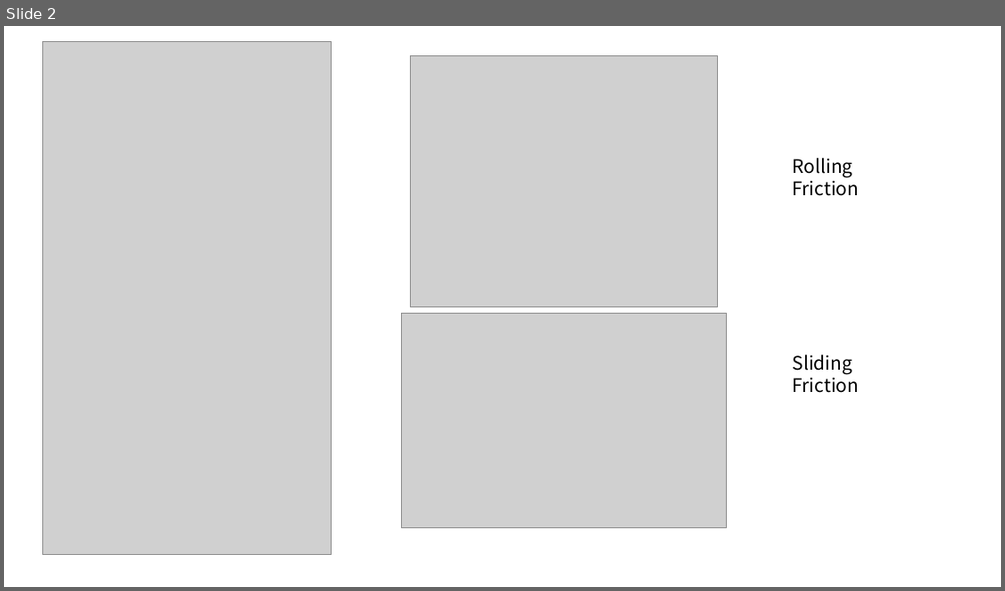
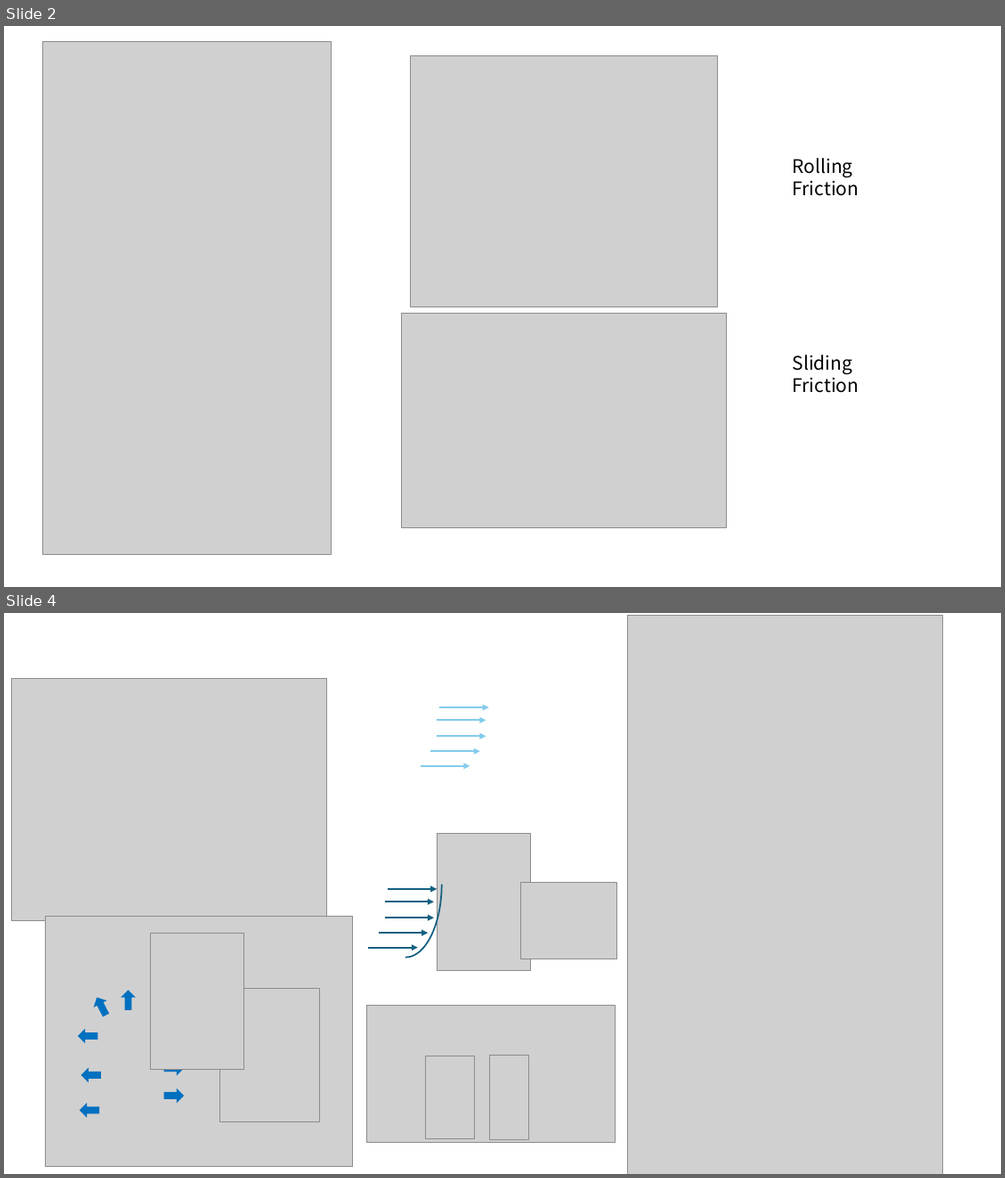
Before and after one commit to cqz123321/Operating_Chamber, a slide deck: BrakingRing/concept.pptx. Shown one above the other, each under a label of ours: slide 2 before the commit, slides 2 and 4 after it; the slides between them are not shown. The pictures are 1005x591 and 1005x1178 pixels, drawn with LibreOffice and Linux fonts; fonts in the diff are those of the drawing; grey boxes stand for pictures. Boxes give left, top, right and bottom in pixels: in the first picture for what was removed or moved away, otherwise in the second. Text is boxed around its words. In the diff, an @@ line names an element or a change of style, - is before the commit and + after.

```diff
--- a/BrakingRing/concept.pptx
+++ b/BrakingRing/concept.pptx
@@ slide 4 added at bbox=[4, 613, 1001, 1174], background #FFFFFF @@
@@ picture added at bbox=[627, 616, 942, 1174] @@
@@ picture added at bbox=[11, 678, 327, 920] @@
@@ arrow added from (440, 707) to (488, 707), #83CBEB 1.5 pt @@
@@ arrow added from (437, 720) to (486, 720), #83CBEB 1.5 pt @@
@@ arrow added from (437, 737) to (486, 737), #83CBEB 1.5 pt @@
@@ arrow added from (421, 766) to (469, 766), #83CBEB 1.5 pt @@
@@ arrow added from (431, 751) to (480, 751), #83CBEB 1.5 pt @@
@@ arc (boxed as its full ellipse) added at bbox=[369, 811, 442, 957], outline #156082 1.5 pt @@
@@ picture added at bbox=[437, 834, 531, 971] @@
@@ arrow added from (385, 901) to (434, 901), #156082 1.5 pt @@
@@ arrow added from (388, 889) to (437, 889), #156082 1.5 pt @@
@@ picture added at bbox=[521, 883, 616, 959] @@
@@ picture added at bbox=[45, 916, 353, 1167] @@
@@ arrow added from (385, 917) to (434, 917), #156082 1.5 pt @@
@@ picture added at bbox=[151, 933, 244, 1070] @@
@@ arrow added from (368, 948) to (418, 948), #156082 1.5 pt @@
@@ arrow added from (379, 933) to (428, 933), #156082 1.5 pt @@
@@ up arrow added at bbox=[92, 996, 111, 1017], fill #0070C0, outline #0070C0 1.5 pt @@
@@ up arrow added at bbox=[123, 990, 134, 1008], fill #0070C0, outline #0070C0 1.5 pt @@
@@ up arrow added at bbox=[150, 994, 170, 1014], fill #0070C0, outline #0070C0 1.5 pt @@
@@ picture added at bbox=[220, 989, 320, 1121] @@
@@ picture added at bbox=[367, 1005, 615, 1143] @@
@@ up arrow added at bbox=[79, 1030, 97, 1041], fill #0070C0, outline #0070C0 1.5 pt @@
@@ up arrow added at bbox=[165, 1062, 183, 1074], fill #0070C0, outline #0070C0 1.5 pt @@
@@ picture added at bbox=[426, 1056, 475, 1139] @@
@@ picture added at bbox=[489, 1055, 529, 1140] @@
@@ up arrow added at bbox=[82, 1070, 100, 1081], fill #0070C0, outline #0070C0 1.5 pt @@
@@ up arrow added at bbox=[165, 1090, 183, 1101], fill #0070C0, outline #0070C0 1.5 pt @@
@@ up arrow added at bbox=[81, 1104, 98, 1115], fill #0070C0, outline #0070C0 1.5 pt @@
```
Also in this commit, not shown: 1 slide changed, 1 other slide added, 1 slide removed, 1 other file.
